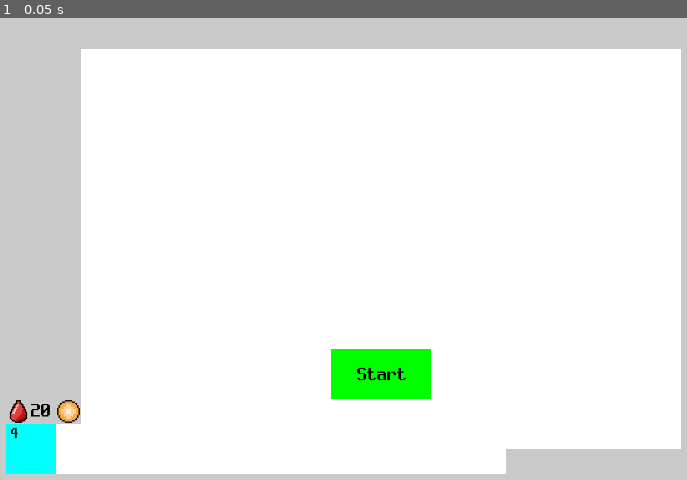
Above: before the commit, frame 1.
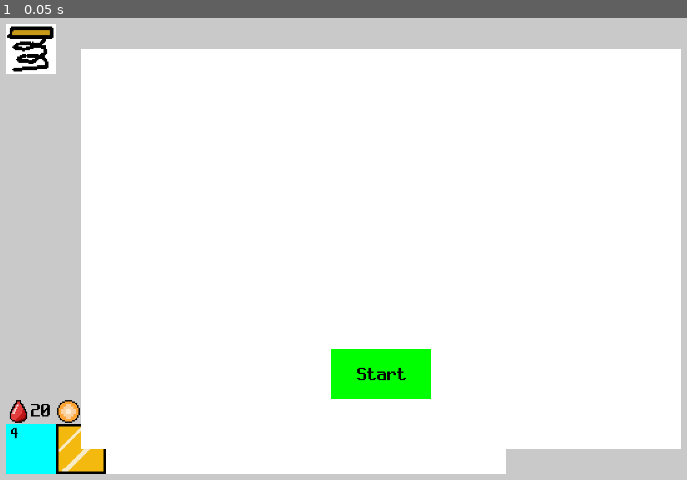
Above: after the commit, the same moment.

Repository: pupungeggang4/Godot-Playground
Game: Godot game, scene res://Scene/defense.tscn
Two runs of this game, one before a commit and one after it. Both use one fixed random seed, a clock stepped at 60 frames per second and the inputs below.
Inputs:
- Up to frame 1 (0.05 s): no input

The runs differ from the first frame. In frame 1, 1.4% of the frame differs, in the area x 0-16%, y 1-99%.

Commit message:
Defense:Click

Diff:
--- /dev/null
+++ b/Defense/Game/Scene/Thing/card.tscn
@@ -0,0 +1,10 @@
+[gd_scene load_steps=2 format=3 uid="uid://b48e5b8nxifm6"]
+
+[ext_resource type="Texture2D" uid="uid://cuptd2rsxyi3l" path="res://Image/TempCardImage.png" id="1_3pwic"]
+
+[node name="Card" type="Node2D"]
+
+[node name="CardImage" type="TextureRect" parent="."]
+offset_right = 40.0
+offset_bottom = 40.0
+texture = ExtResource("1_3pwic")
--- a/Defense/Game/Scene/defense.tscn
+++ b/Defense/Game/Scene/defense.tscn
@@ -1,12 +1,14 @@
-[gd_scene load_steps=8 format=3 uid="uid://bv7youeofauml"]
+[gd_scene load_steps=10 format=3 uid="uid://bv7youeofauml"]
 
 [ext_resource type="Script" uid="uid://cpae8pj3vdf4q" path="res://Script/defense.gd" id="1_ic810"]
 [ext_resource type="PackedScene" uid="uid://dbymmhdvuip0u" path="res://Scene/Window/start.tscn" id="2_pwfxc"]
 [ext_resource type="Script" uid="uid://cyssx7x3p47ol" path="res://Script/player.gd" id="3_4g4ur"]
+[ext_resource type="Texture2D" uid="uid://db6wr087dnsmt" path="res://Image/Bounce.png" id="4_7yvli"]
 [ext_resource type="Script" uid="uid://bhsfrb7x4hfat" path="res://Script/ui_handle.gd" id="4_sverw"]
 [ext_resource type="Theme" uid="uid://crhqc3buyacpg" path="res://Resource/neodgm_32.tres" id="5_3uub6"]
 [ext_resource type="Texture2D" uid="uid://dv7lnwmp15yaf" path="res://Image/IconEnergy.png" id="6_1hwwa"]
 [ext_resource type="Texture2D" uid="uid://c78jb0posqhee" path="res://Image/IconLife.png" id="6_cwaim"]
+[ext_resource type="PackedScene" uid="uid://b48e5b8nxifm6" path="res://Scene/Thing/card.tscn" id="8_cbq7o"]
 
 [node name="Defense" type="Node2D"]
 script = ExtResource("1_ic810")
@@ -30,6 +32,23 @@
 anchors_preset = 0
 offset_right = 40.0
 offset_bottom = 40.0
+
+[node name="Top" type="Control" parent="UI"]
+layout_mode = 3
+anchors_preset = 0
+offset_right = 40.0
+offset_bottom = 40.0
+
+[node name="ButtonBounce" type="ColorRect" parent="UI/Top"]
+layout_mode = 0
+offset_left = 40.0
+offset_top = 40.0
+offset_right = 120.0
+offset_bottom = 120.0
+
+[node name="Bounce" type="Sprite2D" parent="UI/Top"]
+position = Vector2(80, 80)
+texture = ExtResource("4_7yvli")
 
 [node name="Lower" type="Control" parent="UI"]
 layout_mode = 3
@@ -116,6 +135,15 @@
 theme_override_font_sizes/font_size = 24
 text = "4"
 
+[node name="Hand" type="Control" parent="UI"]
+layout_mode = 3
+anchors_preset = 0
+offset_right = 40.0
+offset_bottom = 40.0
+
+[node name="Card" parent="UI/Hand" instance=ExtResource("8_cbq7o")]
+position = Vector2(120, 680)
+
 [node name="Window" type="Node2D" parent="UI"]
 
 [node name="Start" parent="UI/Window" instance=ExtResource("2_pwfxc")]
--- a/Defense/Game/Script/Thing/unit.gd
+++ b/Defense/Game/Script/Thing/unit.gd
@@ -17,7 +17,8 @@
         handle_hp_bar()
 
 func move(delta):
-    position.x -= speed * delta
+    if side == 1:
+        position.x -= speed * delta
 
 func handle_hp_bar():
     node_hp_bar.size.x = hp / hp_max * 64.0
--- a/Defense/Game/Script/defense.gd
+++ b/Defense/Game/Script/defense.gd
@@ -7,38 +7,38 @@
 @onready var rnd = RandomNumberGenerator.new()
 
 func _ready():
-	rect_button_start = get_node("UI/Window/Start/ColorRect").get_global_rect()
-	print(rect_button_start.size)
+    rect_button_start = get_node("UI/Window/Start/ColorRect").get_global_rect()
+    print(rect_button_start.size)
 
 func _process(delta: float):
-	if GlobalVar.state == "":
-		for i in range(len(wave) - 1, -1, -1):
-			wave[i][0] -= delta
-			if wave[i][0] <= 0:
-				var sampled = Game.sample(range(4), 3)
-				for j in range(len(sampled)):
-					spawners[sampled[j]].spawn_unit()
-				wave.pop_at(i)
+    if GlobalVar.state == "":
+        for i in range(len(wave) - 1, -1, -1):
+            wave[i][0] -= delta
+            if wave[i][0] <= 0:
+                var sampled = Game.sample(range(4), 3)
+                for j in range(len(sampled)):
+                    spawners[sampled[j]].spawn_unit()
+                wave.pop_at(i)
 
-	handle_input()
+    handle_input()
 
 func handle_input():
-	if Input.is_action_just_released("mouse_left"):
-		var mouse = get_viewport().get_mouse_position()
-		if GlobalVar.state == "start":
-			if Physics.point_inside_rect(mouse, rect_button_start):
-				GlobalVar.state = ""
-				get_node("UI/Window/Start").hide()
-				start_game()
+    if Input.is_action_just_released("mouse_left"):
+        var mouse = get_viewport().get_mouse_position()
+        if GlobalVar.state == "start":
+            if Physics.point_inside_rect(mouse, rect_button_start):
+                GlobalVar.state = ""
+                get_node("UI/Window/Start").hide()
+                start_game()
 
 func start_game():
-	var node_field = get_node("Field")
-	for i in range(4):
-		var spawn = load("res://Scene/Thing/spawn.tscn").instantiate()
-		spawn.position = Vector2(1000, 240 + i * 80)
-		node_field.get_node("Spawn").add_child(spawn)
-		spawners.append(spawn)
-		var end = load("res://Scene/Thing/end.tscn").instantiate()
-		end.position = Vector2(280, 240 + i * 80)
-		node_field.get_node("End").add_child(end)
-	time = 0
+    var node_field = get_node("Field")
+    for i in range(4):
+        var spawn = load("res://Scene/Thing/spawn.tscn").instantiate()
+        spawn.position = Vector2(1000, 240 + i * 80)
+        node_field.get_node("Spawn").add_child(spawn)
+        spawners.append(spawn)
+        var end = load("res://Scene/Thing/end.tscn").instantiate()
+        end.position = Vector2(280, 240 + i * 80)
+        node_field.get_node("End").add_child(end)
+    time = 0
--- a/Defense/Game/Script/physics.gd
+++ b/Defense/Game/Script/physics.gd
@@ -2,3 +2,6 @@
 
 func point_inside_rect(point, rect):
     return point.x > rect.position.x and point.x < rect.position.x + rect.size.x and point.y > rect.position.y and point.y < rect.position.y + rect.size.y
+
+func point_inside_rect_ui(point, rect):
+    return point.x > rect[0] and point.x < rect[0] + rect[2] and point.y > rect[1] and point.y < rect[1] + rect[3]
--- a/Defense/Game/Script/player.gd
+++ b/Defense/Game/Script/player.gd
@@ -1,6 +1,7 @@
 extends Node2D
 
 @export var hand = []
+@export var deck = []
 
 @export var energy = 4.0
 @export var energy_max = 8.0
@@ -14,9 +15,13 @@
 
 func _ready():
     hand = []
+    deck = []
 
 func _process(delta: float):
     if GlobalVar.state == "":
         energy += energy_gen * delta
         if energy > energy_max:
             energy = energy_max
+
+func play_card(card):
+    pass
--- a/Defense/Game/Script/ui_handle.gd
+++ b/Defense/Game/Script/ui_handle.gd
@@ -1,6 +1,9 @@
 extends CanvasLayer
 
 @export var click_state = ""
+@export var selected_card = -1
+
+@export var hand = [120, 680, 80, 80]
 
 @onready var node_player = get_tree().current_scene.get_node("Player")
 @onready var node_field = get_tree().current_scene.get_node("Field")
@@ -12,7 +15,13 @@
 @onready var node_energy_bar_empty = get_node("Lower/EnergyBarEmpty")
 @onready var node_energy_bar_full = get_node("Lower/EnergyBarFull")
 
+@onready var node_button_bounce = get_node("Top/ButtonBounce")
 @onready var node_button_gen_upgrade = get_node("Lower/ButtonGenUpgrade")
+
+@onready var node_hand = get_node("Hand")
+
+func _ready():
+    pass
 
 func _process(delta: float):
     handle_input()
@@ -30,10 +39,11 @@
         node_text_gen_upgrade.text = "Max"
 
 func handle_input():
-    if GlobalVar.state == "":
-        if click_state == "":
-            if Input.is_action_just_released("mouse_left"):
-                var mouse = get_viewport().get_mouse_position()
+    if Input.is_action_just_released("mouse_left"):
+        var mouse = get_viewport().get_mouse_position()
+
+        if GlobalVar.state == "":
+            if click_state == "":
                 if Physics.point_inside_rect(mouse, node_button_gen_upgrade.get_rect()):
                     if node_player.energy > node_player.gen_upgrade and node_player.gen_level < node_player.gen_level_max:
                         node_player.energy -= node_player.gen_upgrade
@@ -41,3 +51,13 @@
                         node_player.energy_gen += 0.2
                         node_player.energy_max += 2
                         node_player.gen_upgrade += 2
+
+                for i in range(8):
+                    var hand_rect = [hand[0] + hand[2] * i, hand[1], hand[2], hand[3]]
+                    if Physics.point_inside_rect_ui(mouse, hand_rect):
+                        print(i)
+
+            elif click_state == "hand":
+                var row = int((mouse.x - 320) / 80)
+                var col = int((mouse.y - 200) / 80)
+                print(row, col)
Binary file added: Defense/Game/Image/Bounce.png
Not shown, added: Defense/Game/Image/Bounce.png.import
Binary file added: Defense/Game/Image/TempCardImage.png
Not shown, added: Defense/Game/Image/TempCardImage.png.import
Not shown, added: Defense/DevNote/20250315.md
